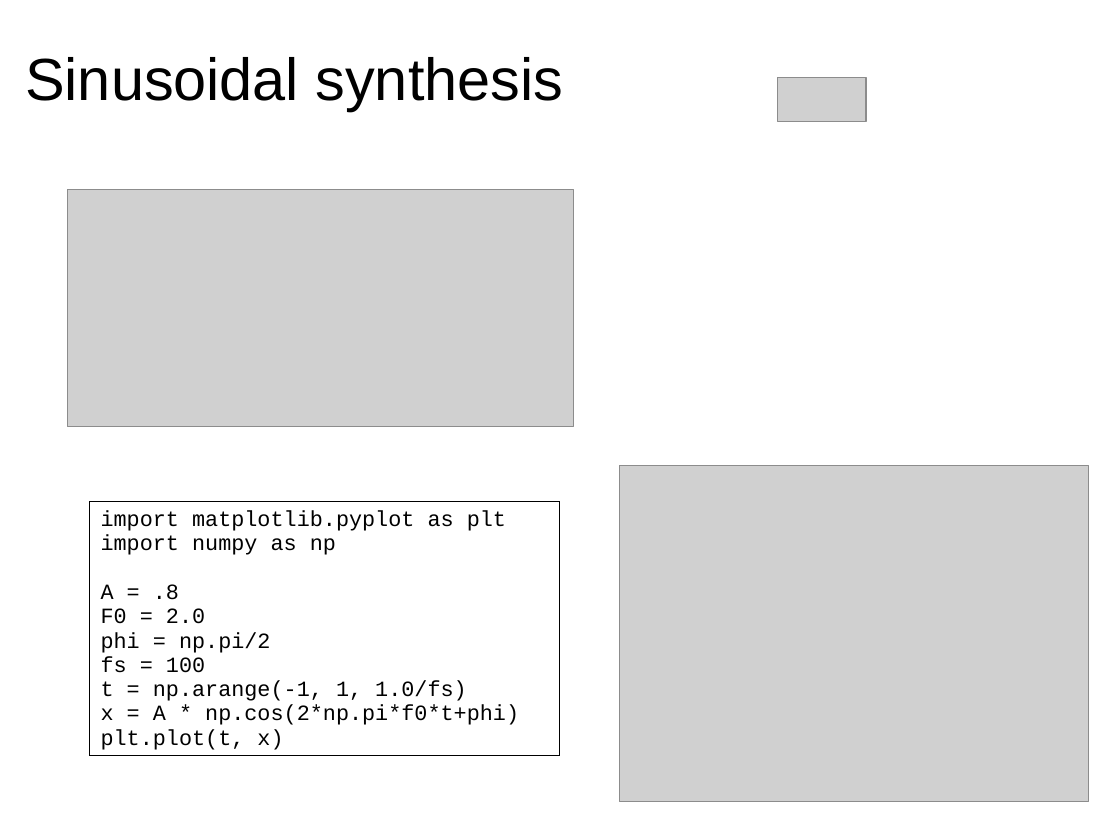
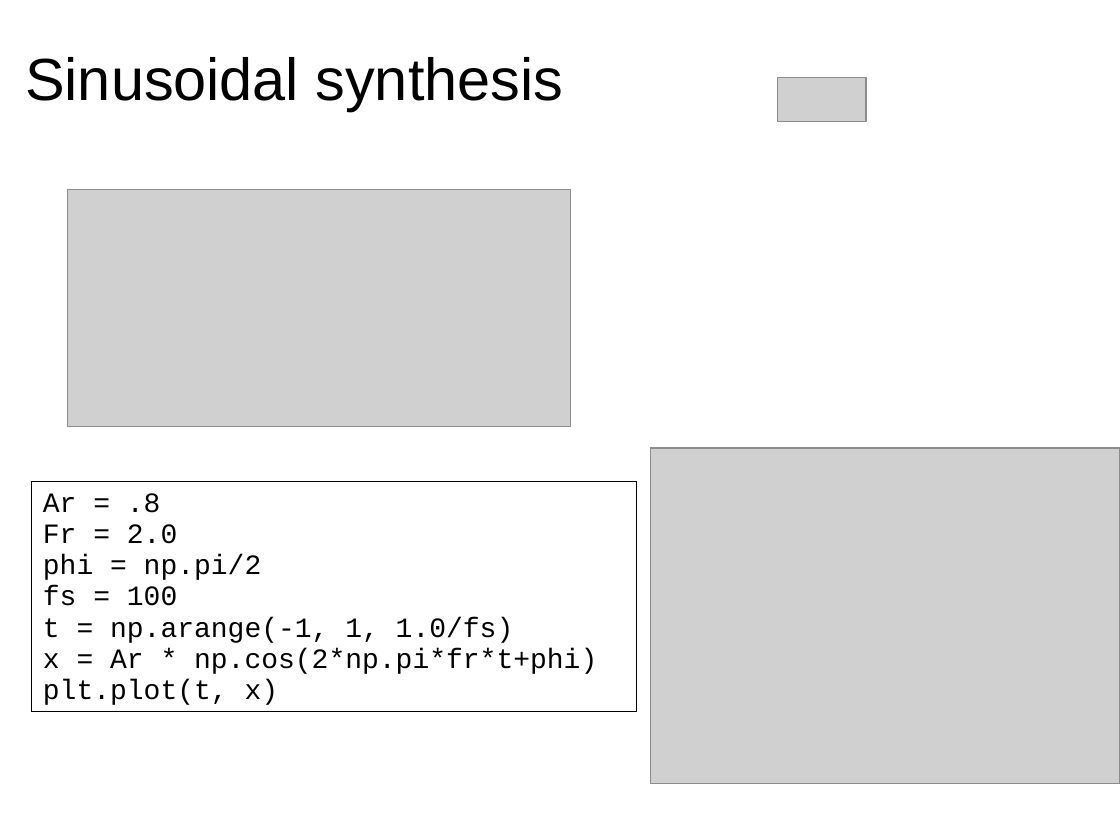
Before and after one commit to MTG/sms-tools, a slide deck: slide 24 of teaching-material/lectures/lect5-Sinusoidal-model/5-Sinusoidal-Model.odp (slide 23 before the commit). Drawn at 1120x840 pixels with LibreOffice and Linux fonts; fonts in the diff are those of the drawing; grey boxes stand for pictures. Boxes give left, top, right and bottom in pixels: in the first picture for what was removed or moved away, otherwise in the second. Text is boxed around its words. In the diff, an @@ line names an element or a change of style, - is before the commit and + after.

```diff
--- a/teaching-material/lectures/lect5-Sinusoidal-model/5-Sinusoidal-Model.odp
+++ b/teaching-material/lectures/lect5-Sinusoidal-model/5-Sinusoidal-Model.odp
@@ picture: place and size @@
-picture at bbox=[619, 466, 1089, 802]
+picture at bbox=[651, 448, 1120, 784]
@@ rectangle "Ar = .8": place and size @@
-rectangle "Ar = .8" at bbox=[90, 502, 560, 756]
+rectangle "Ar = .8" at bbox=[32, 482, 637, 711]
@@ text in rectangle at bbox=[43, 493, 177, 544]: text changed; size 14 to 18 pt @@
-import matplotlib.pyplot as plt
-import numpy as np
-A = .8
-F0 = 2.0
+Ar = .8
+Fr = 2.0
@@ text in rectangle at bbox=[43, 554, 514, 705]: size 14 to 18 pt in "phi = np.pi/2", "fs = 100", "t = np.arange(-1, 1, 1.0/fs)", "plt.plot(t, x)" @@
@@ text in rectangle at bbox=[43, 648, 597, 674]: text changed; size 14 to 18 pt @@
-x = A * np.cos(2*np.pi*f0*t+phi)
+x = Ar * np.cos(2*np.pi*fr*t+phi)
```
Also in this commit, not shown: 10 other slides changed, 2 slides added, 1 slide removed, 26 other files.
